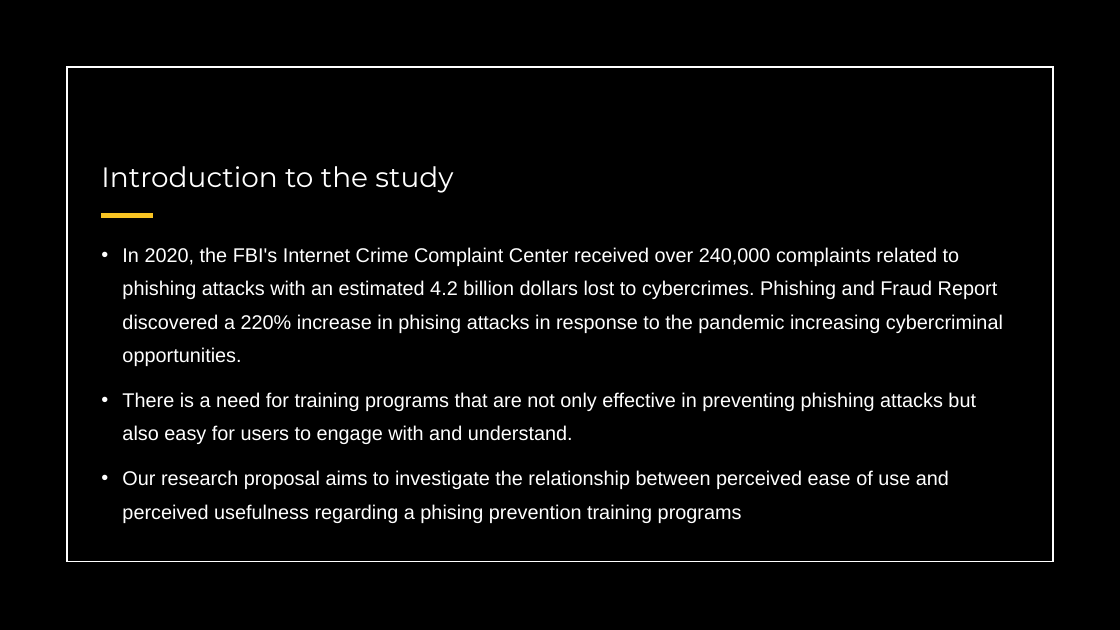
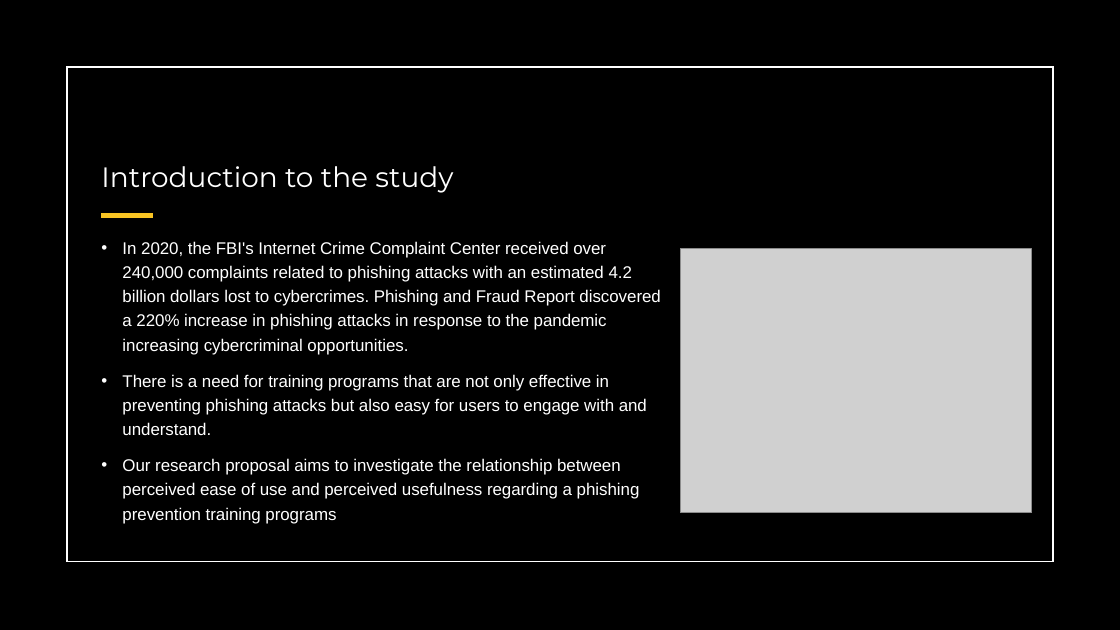
Before and after one commit to snowbowls/W.B.T.T.R.Y.A.Y.C.E.W, a slide deck: slide 2 of PPT/Alpha Review.pptx. Drawn at 1120x630 pixels with LibreOffice and Linux fonts; fonts in the diff are those of the drawing; grey boxes stand for pictures. Boxes give left, top, right and bottom in pixels: in the first picture for what was removed or moved away, otherwise in the second. Text is boxed around its words. In the diff, an @@ line names an element or a change of style, - is before the commit and + after.

Commit message:
PPT edit

```diff
--- a/PPT/Alpha Review.pptx
+++ b/PPT/Alpha Review.pptx
@@ text at [122,241,660,355]: text changed; size 17 to 14.4 pt @@
-• In 2020, the FBI's Internet Crime Complaint Center received over 240,000 complaints related to phishing attacks with an estimated 4.2 billion dollars lost to cybercrimes. Phishing and Fraud Report discovered a 220% increase in phising attacks in response to the pandemic increasing cybercriminal opportunities.
+• In 2020, the FBI's Internet Crime Complaint Center received over 240,000 complaints related to phishing attacks with an estimated 4.2 billion dollars lost to cybercrimes. Phishing and Fraud Report discovered a 220% increase in phishing attacks in response to the pandemic increasing cybercriminal opportunities.
@@ picture added at [681,249,1032,513] @@
@@ text at [122,374,647,435]: size 17 to 14.4 pt in "There is a need for training programs ..."; line spacing 1.4 to 1.2 @@
@@ text at [122,458,640,524]: text changed; size 17 to 14.4 pt @@
-• Our research proposal aims to investigate the relationship between perceived ease of use and perceived usefulness regarding a phising prevention training programs
+• Our research proposal aims to investigate the relationship between perceived ease of use and perceived usefulness regarding a phishing prevention training programs
```
Also in this commit, not shown: 2 other slides changed.
